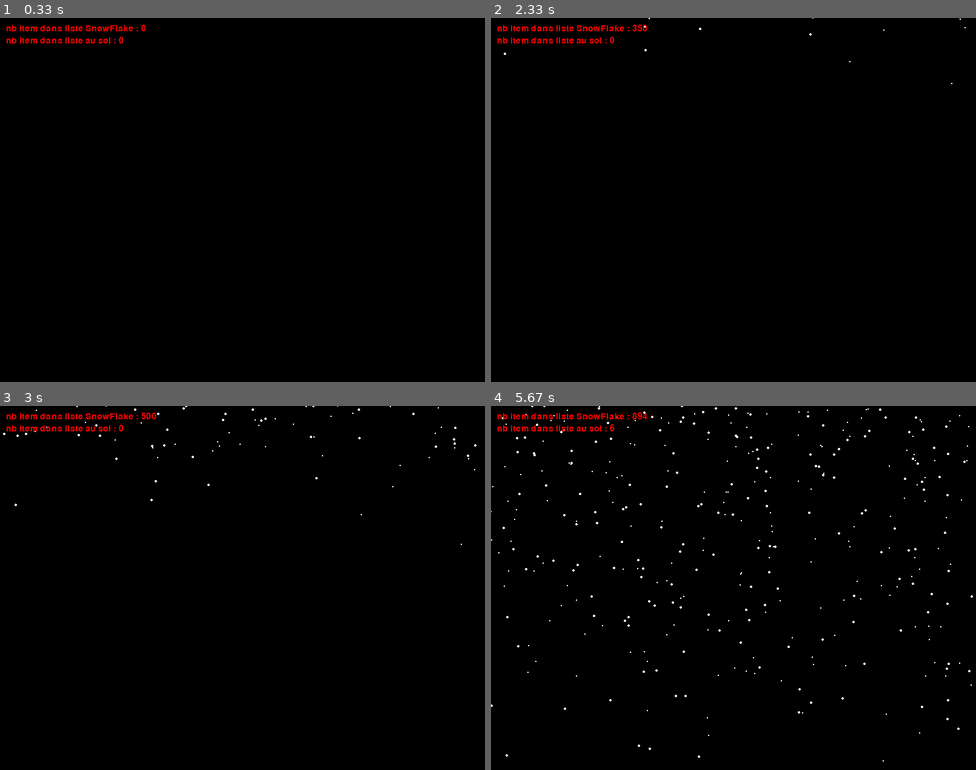
Above: before the commit, frames 1-4 (two rows, left to right).
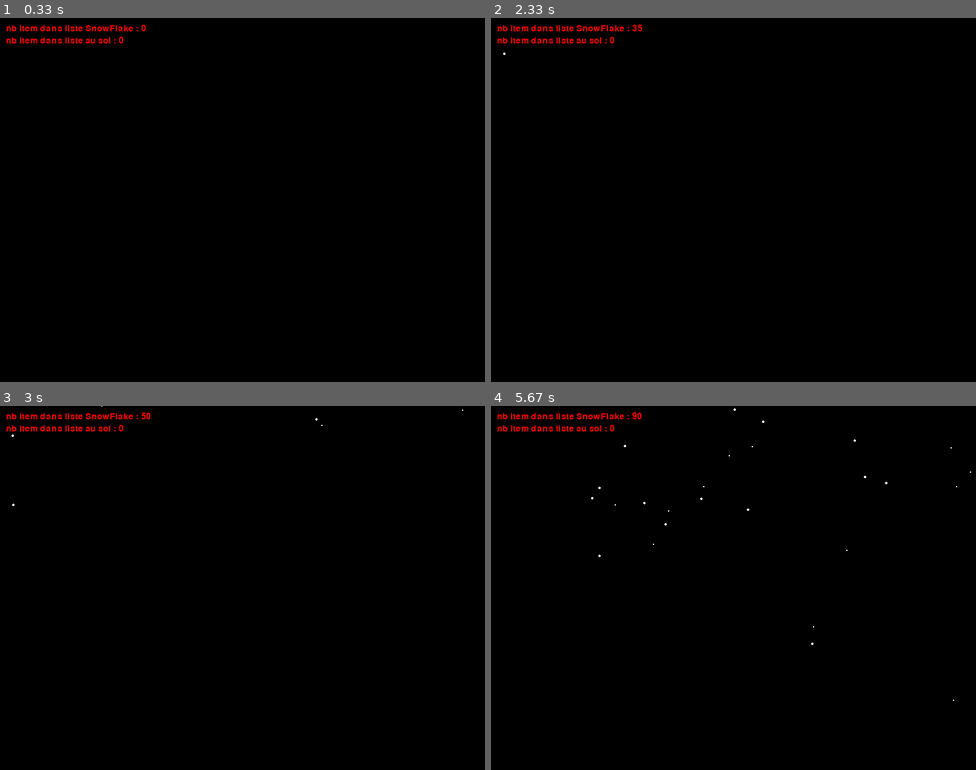
Above: after the commit, the same moments.

Repository: Kuza83/Snow_flake_pygame
Game: pygame game, started from main.py
Two runs of this game, one before a commit and one after it. Both use one fixed random seed, a clock stepped at 60 frames per second and the inputs below.
Inputs:
- Up to frame 1 (0.33 s): no input
- Up to frame 2 (2.33 s): tap Space at 0.33, 0.73, 1.03, 1.23, 1.57, 1.87, 2.07 s
- Up to frame 3 (3 s): tap Space at 2.37, 2.63, 2.97 s
- Up to frame 4 (5.67 s): tap Space at 3.27, 3.4, 3.8, 4.1, 4.47, 4.87, 5.17, 5.37 s

Frame 1 is identical in both runs. In frame 2, less than 0.1% of the frame differs, in the area x 2-98%, y 0-19%; in frame 3, 0.1%; in frame 4, 0.7%, in the area x 0-100%, y 0-98%.

Commit message:
time life

Diff:
--- a/flocon.py
+++ b/flocon.py
@@ -4,13 +4,15 @@
 
 
 class Flocon(pygame.sprite.Sprite):
-    def __init__(self, x, y, speed, size):
+    def __init__(self, x, y, speed, size, tLife):
         pygame.sprite.Sprite.__init__(self)
         self.x = x
         self.y = y
         self.centerx = (self.x, self.y)
         self.speed = speed
         self.size = size
+        self.tLife = 300
+        self.timer = 0
         self.state = ""
         self.color = globals.WHITE
 
--- a/globals.py
+++ b/globals.py
@@ -32,4 +32,5 @@
         y = -250
         speed = random.uniform(0.5, 3)
         size = random.uniform(0.5, 3)
-        liste.append(flocon.Flocon(x, y, speed, size))
+        tLife = random.randrange(10, 100, 10)
+        liste.append(flocon.Flocon(x, y, speed, size, tLife))
--- a/main.py
+++ b/main.py
@@ -16,6 +16,8 @@
 
 listExplo = []
 
+timer = 0
+
 running = True
 
 while running:
@@ -27,22 +29,20 @@
             if event.key == pygame.K_ESCAPE:
                 running = False
             if event.key == pygame.K_SPACE:
-                globals.create_List(listSnowFlake, 50)
+                globals.create_List(listSnowFlake, 5)
 
     globals.screen.fill(globals.BLACK)
 
     for i in listSnowFlake:
+        i.timer += 1
         i.updateSnow()
-        if i.state == "on_ground":
+        # if i.state == "on_ground":
+        #     listSnowFlake.remove(i)
+        #     listSnowOnGround.append(i)
+        if i.tLife > i.timer:
+            i.draw(globals.WHITE)
+        elif i.tLife > i.timer:
             listSnowFlake.remove(i)
-            listSnowOnGround.append(i)
-        i.draw(globals.WHITE)
-
-
-    # for i in listSnowFlake:
-    #     for g in listSnowOnGround:
-    #         if pygame.sprite.collide_circle(i.rect, g.rect):
-    #             print("COLLISION !!! ")
 
     globals.drawtext("nb item dans liste SnowFlake : " + str(len(listSnowFlake)), 10, 10)
     globals.drawtext("nb item dans liste au sol : " + str(len(listSnowOnGround)), 10, 30)
